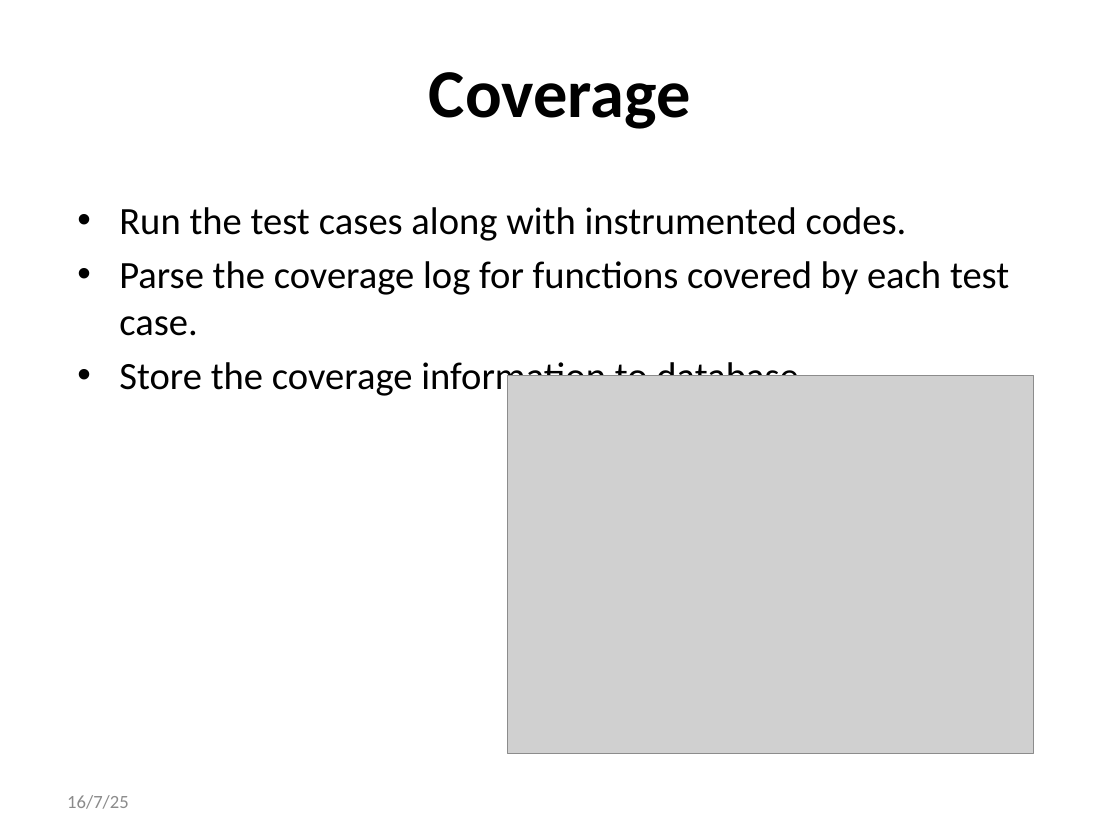
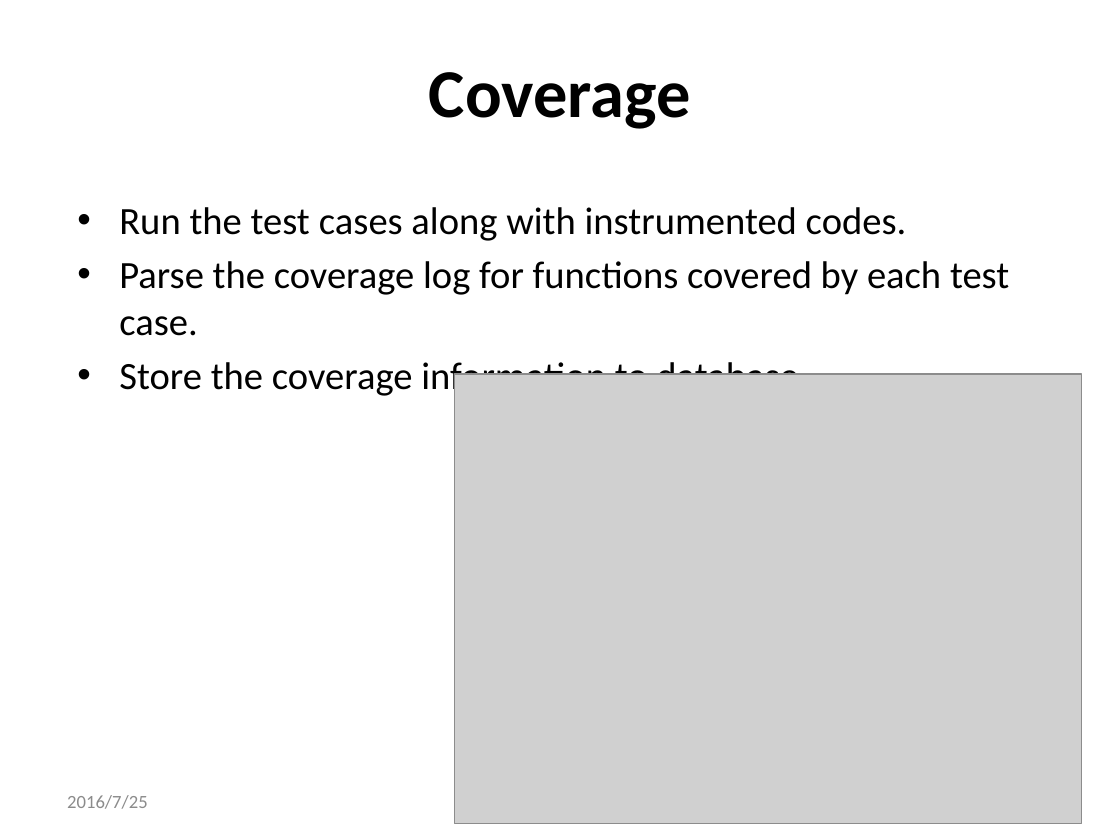
Before and after one commit to qwordy/IUT, a slide deck: slide 10 of doc/Final Presentation/Incremental_Unit_Testing-20160725-v3.pptx. Drawn at 1120x840 pixels with LibreOffice and Linux fonts; fonts in the diff are those of the drawing; grey boxes stand for pictures. Boxes give left, top, right and bottom in pixels: in the first picture for what was removed or moved away, otherwise in the second. Text is boxed around its words. In the diff, an @@ line names an element or a change of style, - is before the commit and + after.

```diff
--- a/doc/Final Presentation/Incremental_Unit_Testing-20160725-v3.pptx
+++ b/doc/Final Presentation/Incremental_Unit_Testing-20160725-v3.pptx
@@ picture: place and size @@
-picture at (507,376,1034,754)
+picture at (455,374,1082,823)
@@ text at (67,795,148,809): text changed @@
-16/7/25
+2016/7/25
```
Also in this commit, not shown: 30 other slides changed, 1 slide removed.
